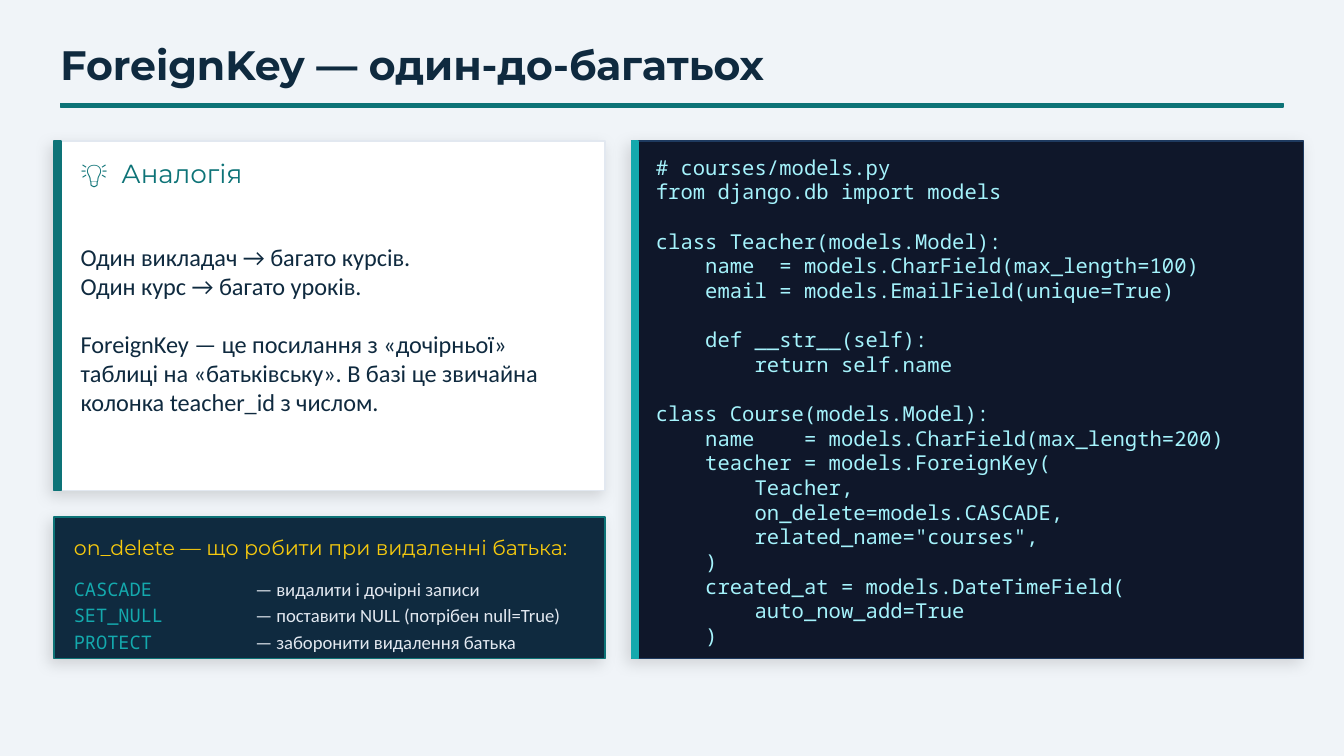
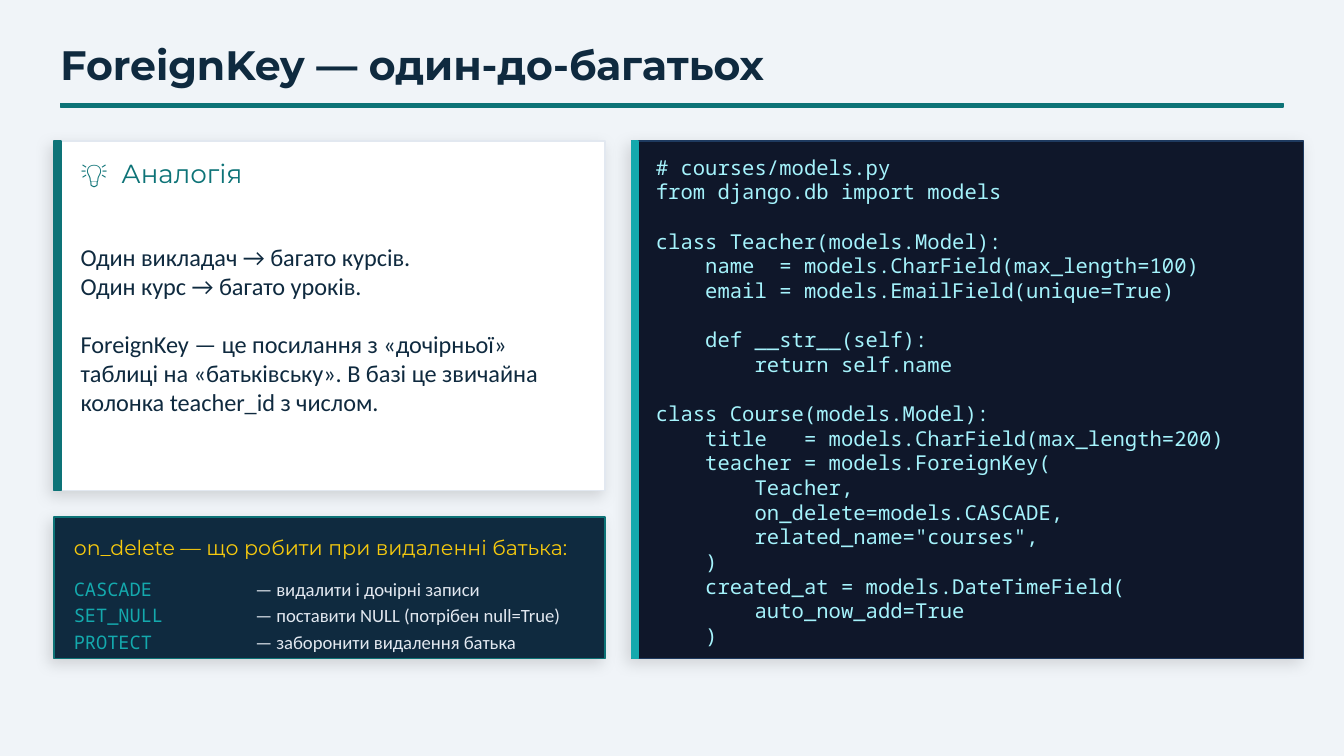
Before and after one commit to dmitriy-shtefan/python-back-2026, a slide deck: slide 15 of заняття_11/django_orm_lesson.pptx. Drawn at 1344x756 pixels with LibreOffice and Linux fonts; fonts in the diff are those of the drawing. Boxes give left, top, right and bottom in pixels: in the first picture for what was removed or moved away, otherwise in the second. Text is boxed around its words. In the diff, an @@ line names an element or a change of style, - is before the commit and + after.

```diff
--- a/заняття_11/django_orm_lesson.pptx
+++ b/заняття_11/django_orm_lesson.pptx
@@ text at (705, 430, 1224, 451): text changed @@
-name = models.CharField(max_length=200)
+title = models.CharField(max_length=200)
```
Also in this commit, not shown: 8 other slides changed, 18 other files.
